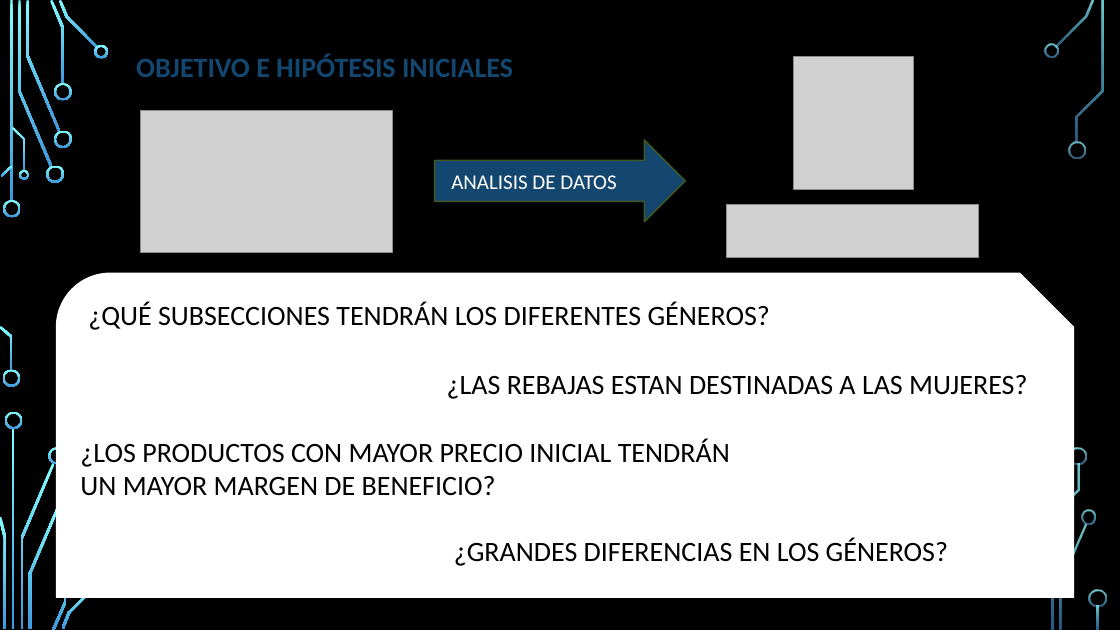
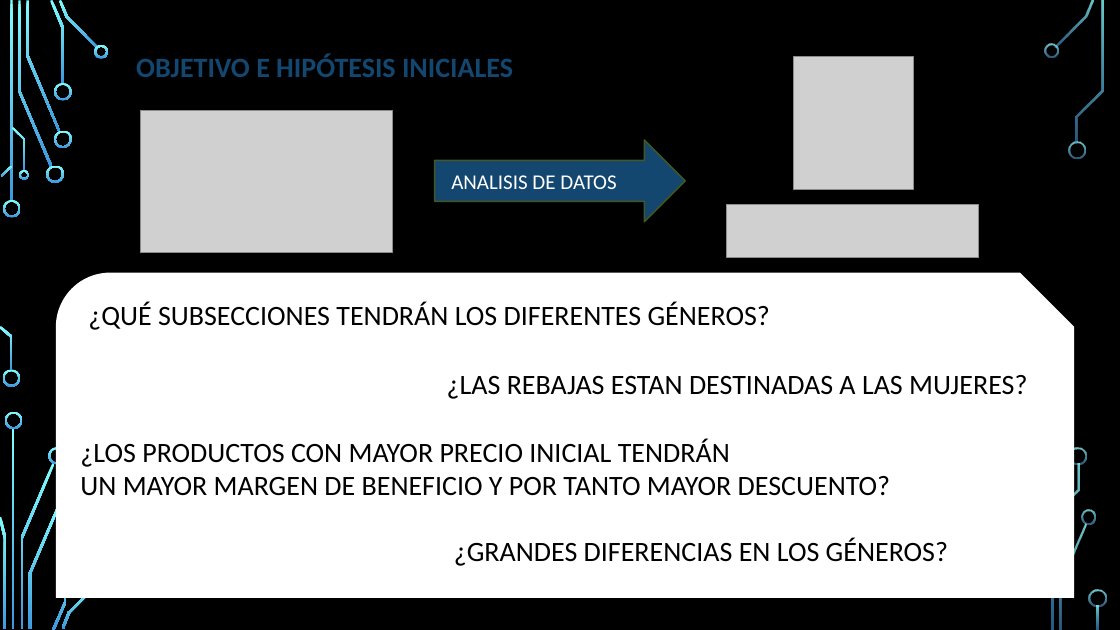
Before and after one commit to mgiljimenez/EDA_DISCOUNTS_ECI, a slide deck: slide 3 of Presentacion_AED.pptx. Drawn at 1120x630 pixels with LibreOffice and Linux fonts; fonts in the diff are those of the drawing; grey boxes stand for pictures; background and template pictures are left out. Boxes give left, top, right and bottom in pixels: in the first picture for what was removed or moved away, otherwise in the second. Text is boxed around its words. In the diff, an @@ line names an element or a change of style, - is before the commit and + after.

Commit message:
Upload Presentacion Powerpoint

```diff
--- a/Presentacion_AED.pptx
+++ b/Presentacion_AED.pptx
@@ text at box(80, 476, 890, 496): text changed @@
-UN MAYOR MARGEN DE BENEFICIO?
+UN MAYOR MARGEN DE BENEFICIO Y POR TANTO MAYOR DESCUENTO?
```
Also in this commit, not shown: 4 other slides changed.
